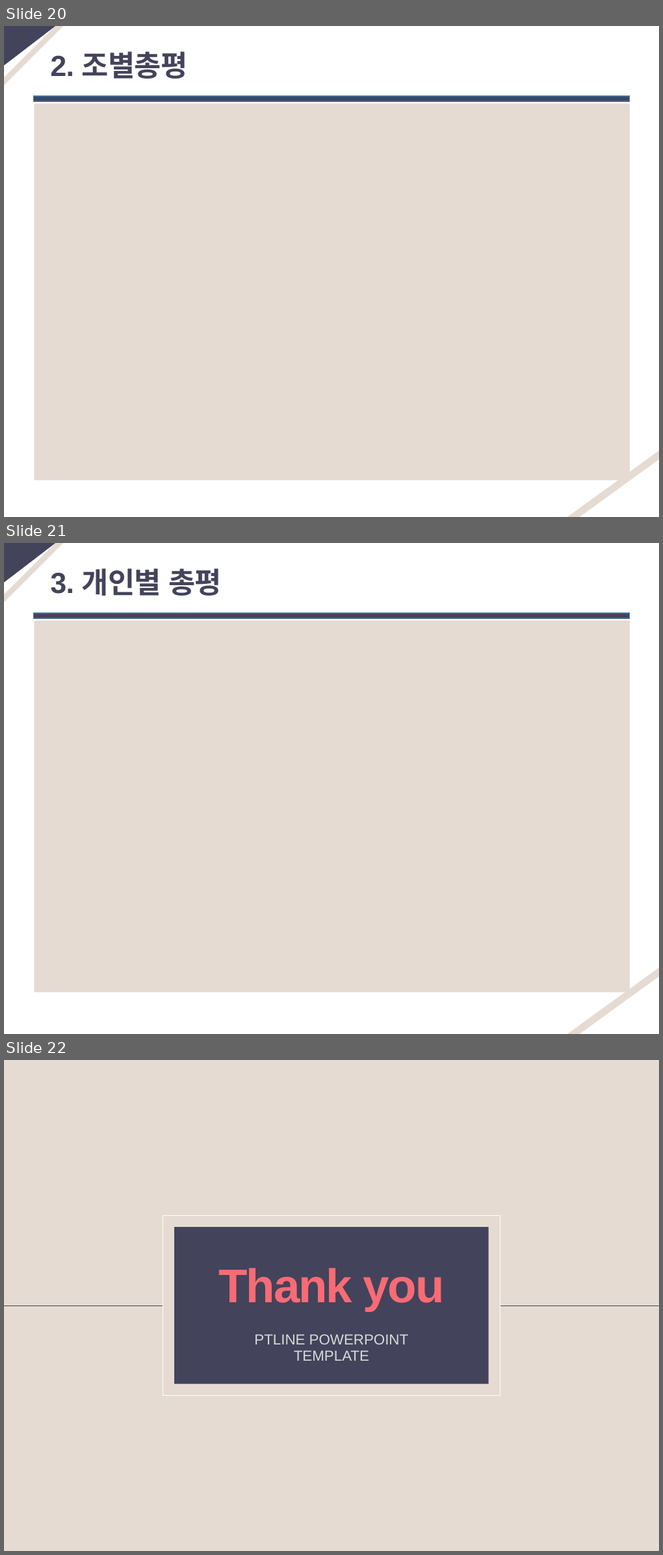
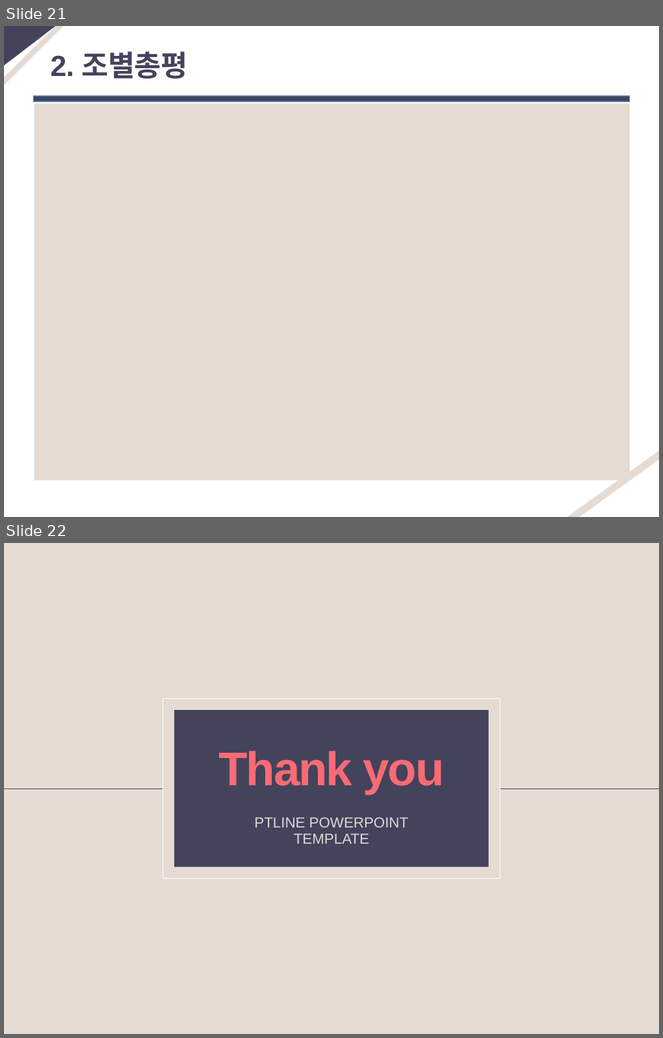
Before and after one commit to mgh3326/Woman_Safe_way_big_data_web_project, a slide deck: 발표/최종제출.pptx. Shown one above the other, each under a label of ours: slides 20, 21 and 22 before the commit, slides 21 and 22 after it. The pictures are 663x1555 and 663x1038 pixels, drawn with LibreOffice and Linux fonts; fonts in the diff are those of the drawing; background and template pictures are left out. Boxes give left, top, right and bottom in pixels: in the first picture for what was removed or moved away, otherwise in the second. Text is boxed around its words. In the diff, an @@ line names an element or a change of style, - is before the commit and + after.

```diff
--- a/발표/최종제출.pptx
+++ b/발표/최종제출.pptx
@@ slide 21 removed at (x1=4, y1=543, x2=659, y2=1034), background #FFFFFF; not listed: 3 template elements that a slide beside it also shows @@
@@ text removed at (x1=50, y1=568, x2=222, y2=596) @@
-3. 개인별 총평
@@ rectangle removed at (x1=33, y1=613, x2=630, y2=618) @@
@@ rectangle removed at (x1=34, y1=621, x2=631, y2=993) @@
@@ what was slide 20 is now slide 21 @@
```
Also in this commit, not shown: 1 slide added.
